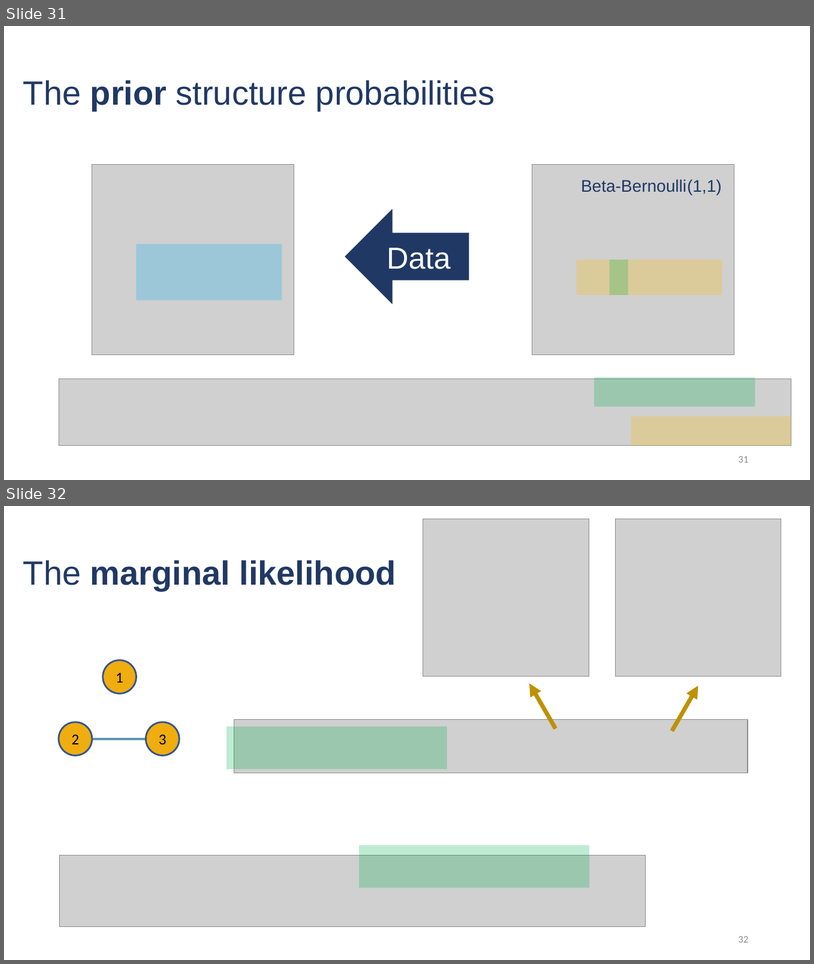
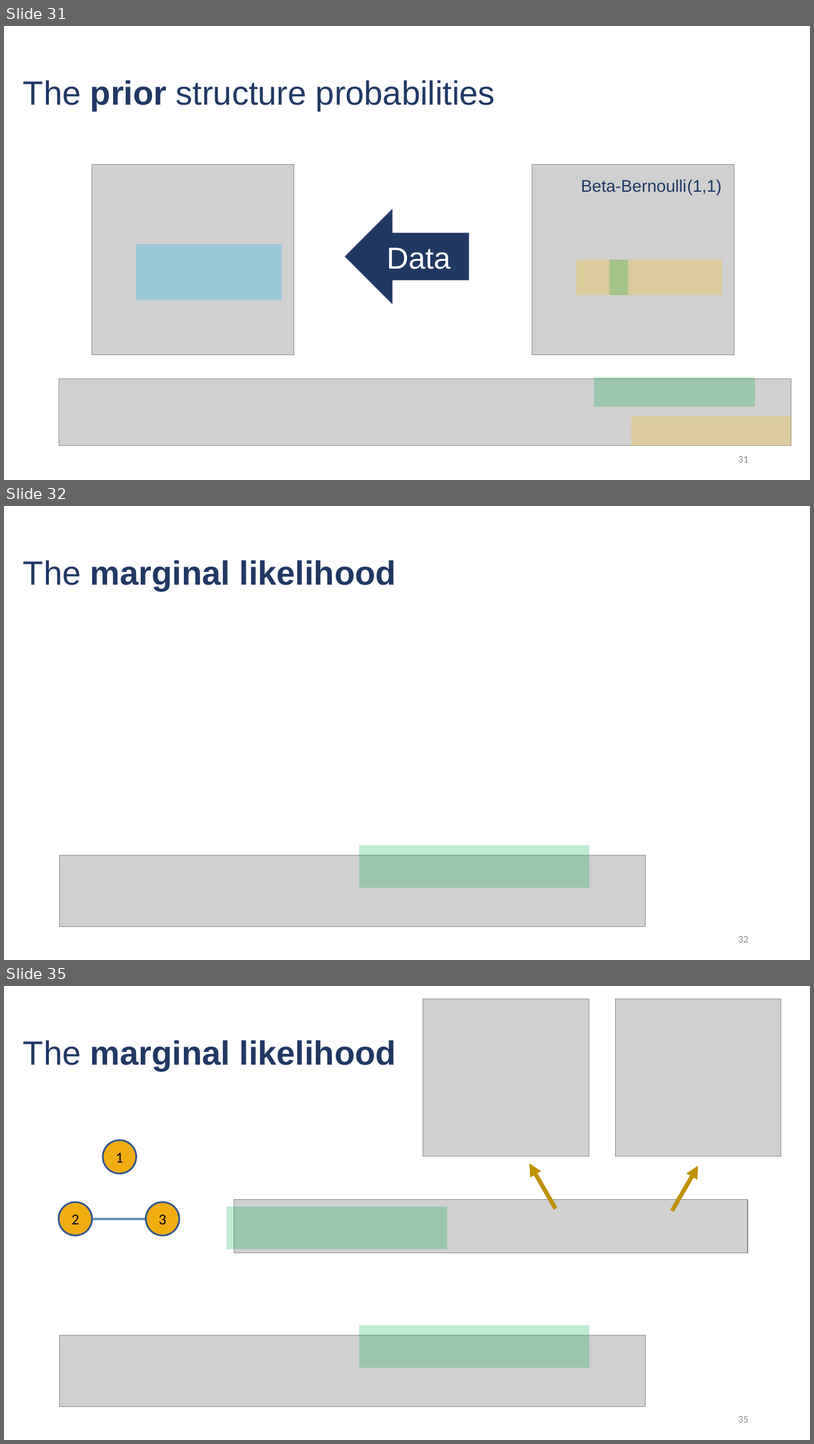
Before and after one commit to Bayesian-Graphical-Modelling-Lab/BGM_Workshops, a slide deck: raw material/session 1 introduction/Session I - Part I - Theory.pptx. Shown one above the other, each under a label of ours: slides 31 and 32 before the commit, slides 31, 32 and 35 after it; the slides between them are not shown. The pictures are 814x964 and 814x1444 pixels, drawn with LibreOffice and Linux fonts; fonts in the diff are those of the drawing; grey boxes stand for pictures. Boxes give left, top, right and bottom in pixels: in the first picture for what was removed or moved away, otherwise in the second. Text is boxed around its words. In the diff, an @@ line names an element or a change of style, - is before the commit and + after.

```diff
--- a/raw material/session 1 introduction/Session I - Part I - Theory.pptx
+++ b/raw material/session 1 introduction/Session I - Part I - Theory.pptx
@@ slide 32 added at box(4, 506, 810, 960), background #FFFFFF @@
@@ title added at box(23, 560, 396, 591), 40 pt, text #203864, bold @@
+The marginal likelihood
@@ rectangle added at box(360, 845, 590, 888), fill #00B050 at 25% opacity @@
@@ picture added at box(60, 855, 646, 927) @@
@@ page number added at box(738, 936, 749, 942), 12 pt, text #8C8C8C @@
+32
@@ what was slide 32 is now slide 35 @@
@@ page number at box(738, 1416, 749, 1422): text changed @@
-32
+35
```
Also in this commit, not shown: 4 slides changed, 2 other slides added, 17 other files.
